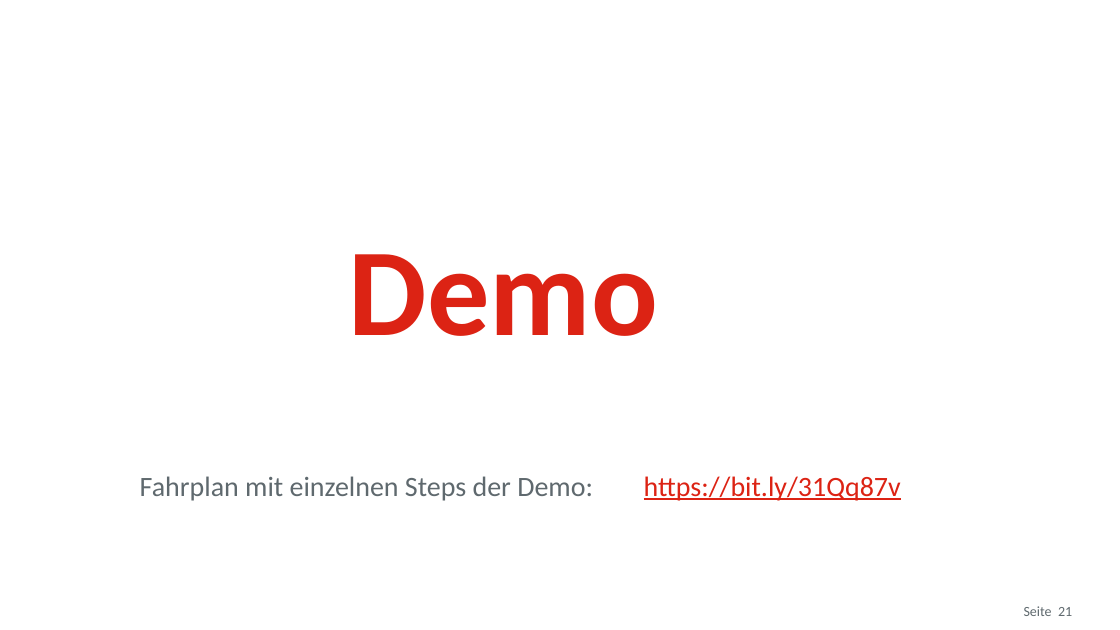
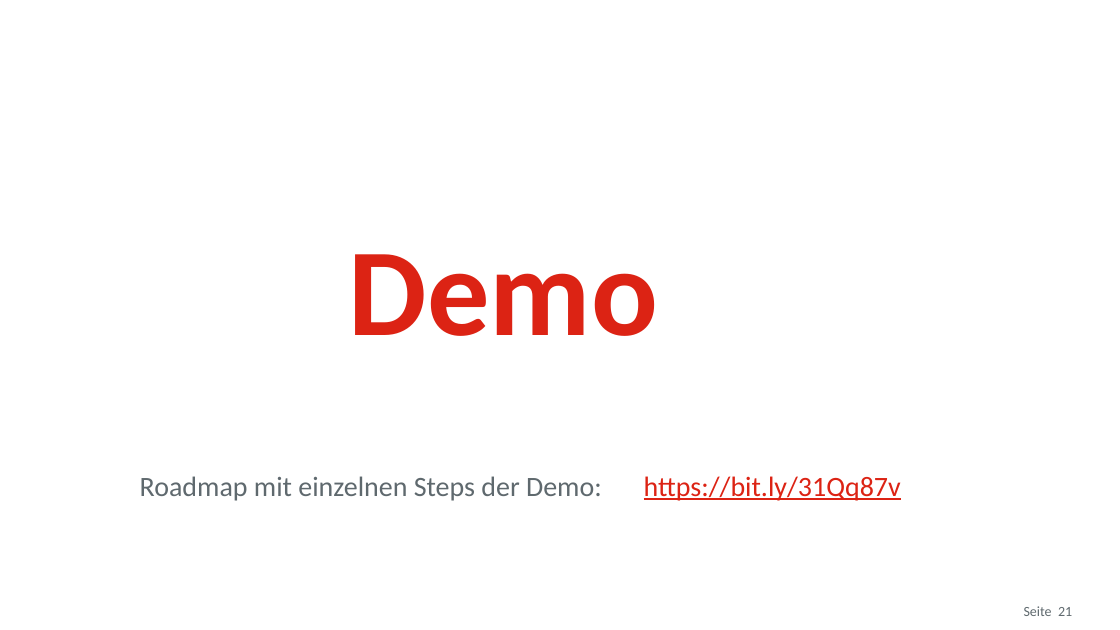
Before and after one commit to osp-ottogroup/movex-cdc, a slide deck: slide 21 of doc/2020-09_TriXX_Otto_QConf.pptx. Drawn at 1120x630 pixels with LibreOffice and Linux fonts; fonts in the diff are those of the drawing; background and template pictures are left out. Boxes give left, top, right and bottom in pixels: in the first picture for what was removed or moved away, otherwise in the second. Text is boxed around its words. In the diff, an @@ line names an element or a change of style, - is before the commit and + after.

```diff
--- a/doc/2020-09_TriXX_Otto_QConf.pptx
+++ b/doc/2020-09_TriXX_Otto_QConf.pptx
@@ text at (140,476,901,501): text changed @@
-Fahrplan mit einzelnen Steps der Demo: https://bit.ly/31Qq87v
+Roadmap mit einzelnen Steps der Demo: https://bit.ly/31Qq87v
```
Also in this commit, not shown: 4 other slides changed, 5 other files.
